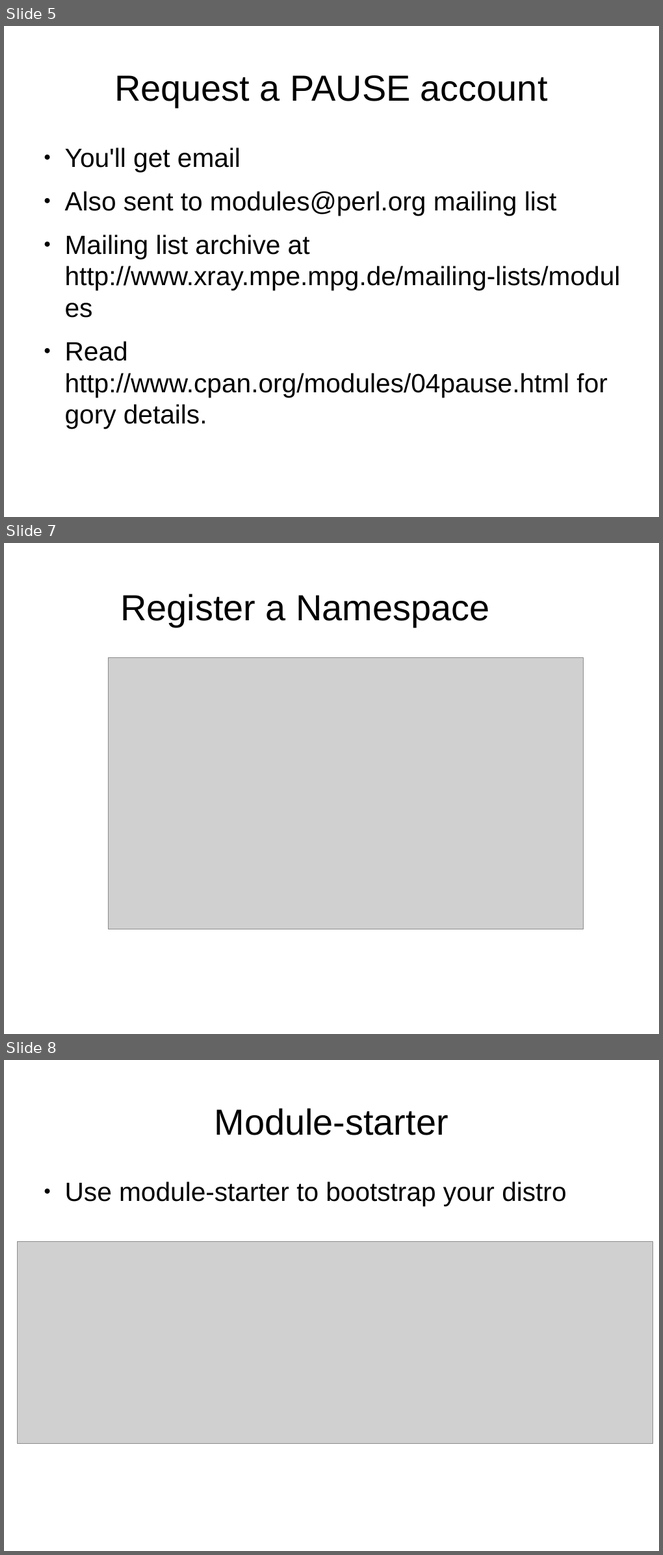
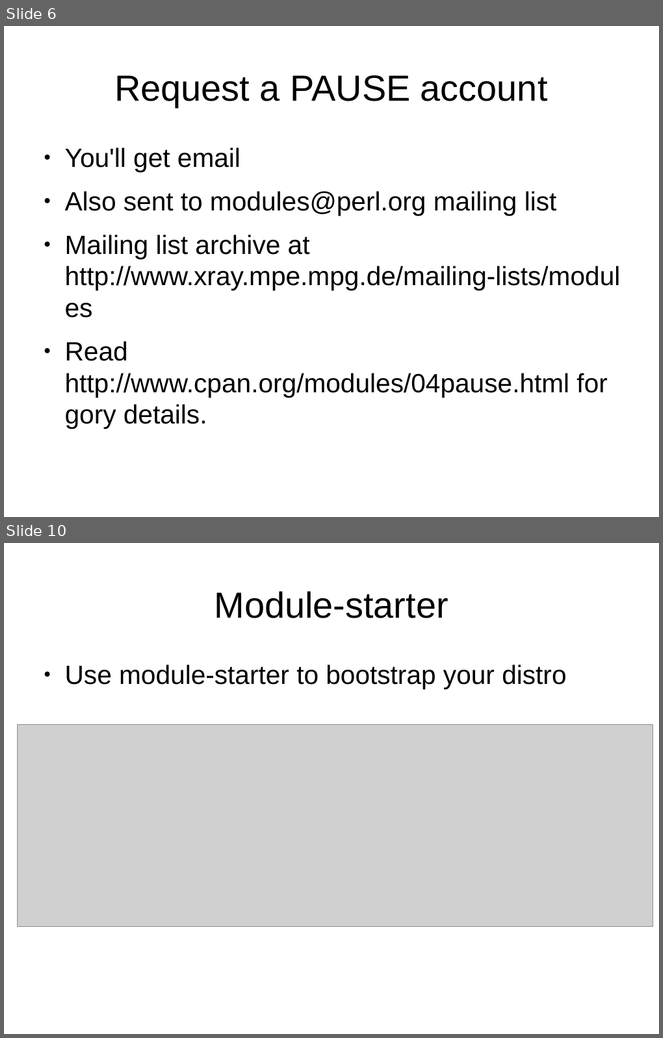
Before and after one commit to genehack/perl-beginner-talks, a slide deck: intro-to-cpan-creating-and-uploading/BeginnersGuideToCreatingAndUploadingCPANModules.odp. Shown one above the other, each under a label of ours: slides 5, 7 and 8 before the commit, slides 6 and 10 after it; the slides between them are not shown. The pictures are 663x1555 and 663x1038 pixels, drawn with LibreOffice and Linux fonts; fonts in the diff are those of the drawing; grey boxes stand for pictures. Boxes give left, top, right and bottom in pixels: in the first picture for what was removed or moved away, otherwise in the second. Text is boxed around its words. In the diff, an @@ line names an element or a change of style, - is before the commit and + after.

Commit message:
Modified slides on CPAN Testers Took out slides on Requesting Namespace Added slides on versioning and developer releases Added slides on Dist::Zilla other random tweaks

```diff
--- a/intro-to-cpan-creating-and-uploading/BeginnersGuideToCreatingAndUploadingCPANModules.odp
+++ b/intro-to-cpan-creating-and-uploading/BeginnersGuideToCreatingAndUploadingCPANModules.odp
@@ slide 7 removed at (4, 543, 659, 1034), background #FFFFFF @@
@@ title removed at (120, 594, 490, 627) @@
-Register a Namespace
@@ picture removed at (108, 658, 584, 930) @@
@@ what was slide 5 is now slide 6 @@
@@ what was slide 8 is now slide 10 @@
```
Also in this commit, not shown: 9 slides added, 5 other slides removed.
